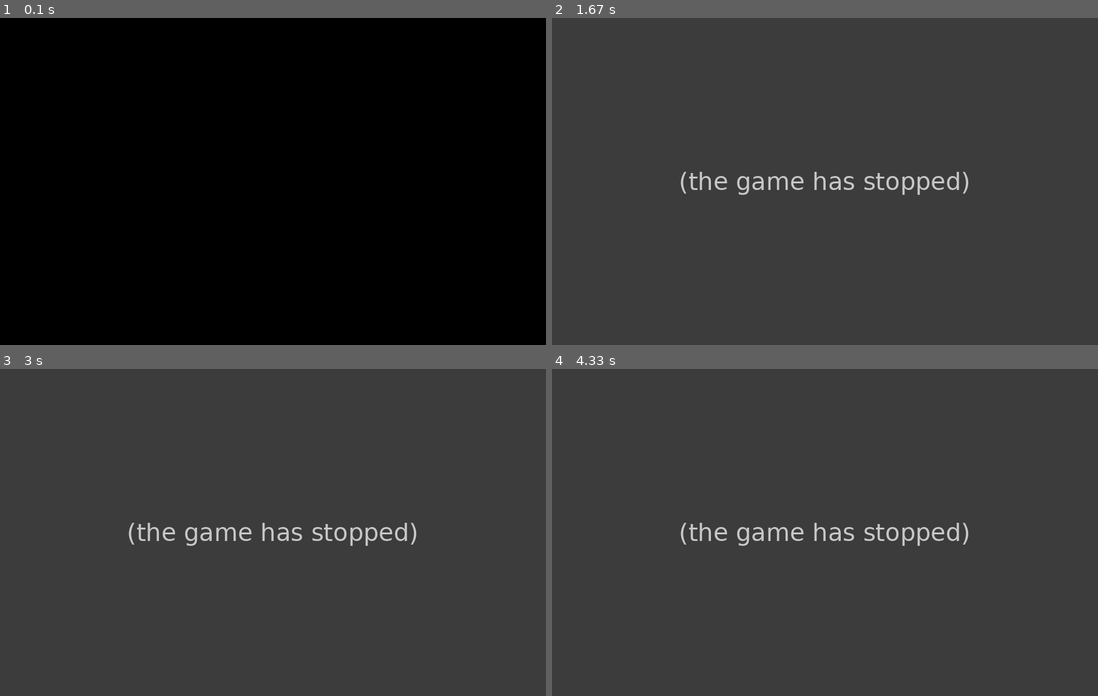
Above: before the commit, frames 1-4 (two rows, left to right).
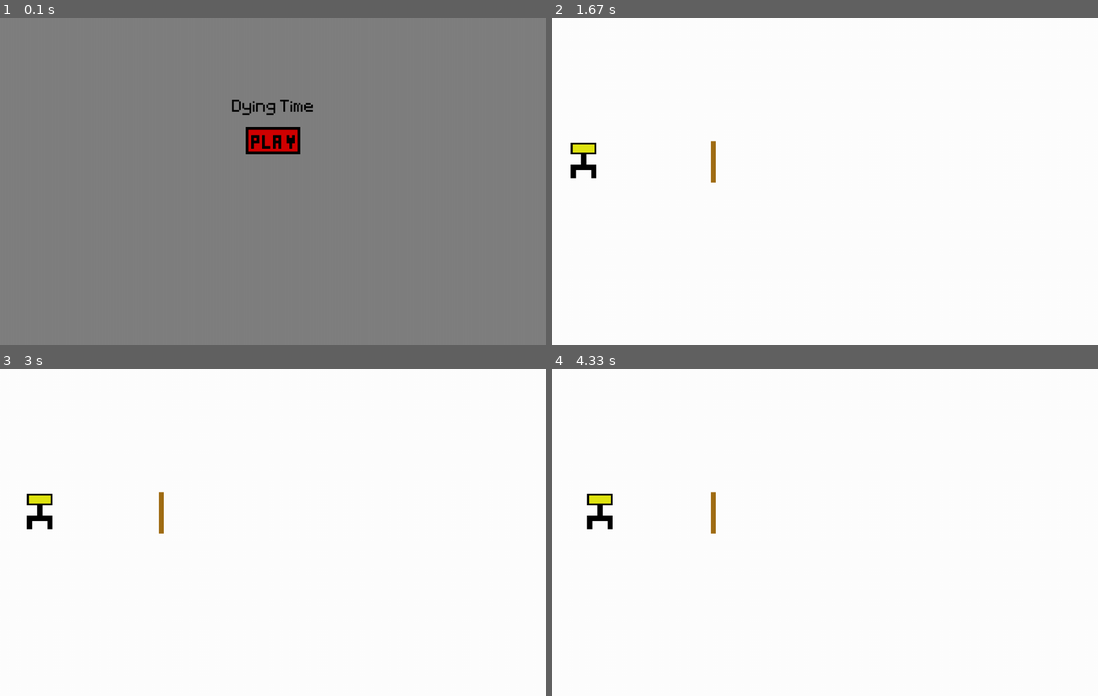
Above: after the commit, the same moments.

Repository: ShaneannX/Dying-Time-Game
Game: pygame game, started from dying_time_game.py
Same seed, same stepped clock (60 frames per second), same inputs: the game is played once before the commit and once after it.
Inputs (mouse positions are in pixels of both pictures, inside the frame that each line leads up to):
- Up to frame 1 (0.1 s): no input
- Up to frame 2 (1.67 s): click (825, 138) at 0.38 s; tap D at 0.67, 1, 1.4 s
- Up to frame 3 (3 s): tap D at 1.7, 1.95, 2.28, 2.58, 2.78 s
- Up to frame 4 (4.33 s): tap D at 3.08, 3.35, 3.68, 3.98, 4.12 s

The runs differ from the first frame. In frame 1, 100% of the frame differs, in the area x 0-100%, y 0-100%; in frame 2, 100%; in frame 3, 100%; in frame 4, 100%.
Error before the commit: AttributeError: 'StartGame' object has no attribute 'time_ran_out' (Screen.py line 73); the game stopped at 0.38 s (later frames are placeholders)

Commit message:
game screen works as movement of player is only when d key is pressed and the movement stops at the door

Diff:
--- a/Classes/Characters.py
+++ b/Classes/Characters.py
@@ -37,6 +37,7 @@
         self.player_collision_rect.center = self.player_rect.center
         self.stop_player = False
         self.player_position = self.get_player_position()
+
     def draw(self, surface):
         surface.blit(self.player,self.player_rect)
 
@@ -52,7 +53,7 @@
         """
         Returns players position
         """
-        return self.player_rect.x
+        return self.player_rect
 
     def set_position(self, position_x):
         self.player_rect = self.player.get_rect(topleft = (position_x))
--- a/Classes/GameManager.py
+++ b/Classes/GameManager.py
@@ -7,9 +7,9 @@
         self.screens = {
             'menu': Menu((128, 128, 128)),
             'start': StartGame((255,255,255), self),
-            'game_over': GameOver(255,0,0),
-            'escaped': Escaped((0,255,0), self),
-            'unlock_door': UnlockDoor((255,255,255), self)
+            # 'game_over': GameOver(255,0,0),
+            # 'escaped': Escaped((0,255,0), self),
+            # 'unlock_door': UnlockDoor((255,255,255), self)
         }
 
         self.current_screen = self.screens["menu"]
--- a/Classes/Screen.py
+++ b/Classes/Screen.py
@@ -44,14 +44,17 @@
         super().__init__()
         self.colour = colour
         self.manager = manager
+        # Initialises Player.
         self.player = Player("Jessica", 24)
+        # Draws doors in each screeen.
         self.doors = [
             Door((150,150), pygame.image.load("graphics\door\door.png").convert_alpha(), "start"),
             Door((150,150), pygame.image.load("graphics\door\door.png").convert_alpha(), "unlock_door")
 
         ]
-        self.countdown = Countdown(self.manager)
-
+        # self.countdown = Countdown(self.manager)
+
+    # Handles movement logic for player
     def handle_event(self, event, manager):
 
         if event.type == pygame.KEYDOWN:
@@ -59,25 +62,27 @@
                 self.player.advance()
 
     def update(self):
+        # Checks each door if the player collides with it. Stops players movement if True. Let's player move if D key is pressed if False.
         for door in self.doors:
             if door.stops_player(self.player.player_collision_rect):
                 self.player.stop()
             elif not door.is_locked and not door.stops_player(self.player.player_collision_rect):
-                self.player.advance()
+                self.handle_event()
 
             if door.is_locked and door.stops_player(self.player.player_collision_rect):
                 print("swtich screen!!!!!")
                 print(door.target_screen)
-                self.manager.switch_screen(door.target_screen)
-
-            self.time_ran_out(self.manager, self.countdown.check_time())
-
+                # self.manager.switch_screen(door.target_screen)
+
+            # self.time_ran_out(self.manager, self.countdown.check_time())
+
+    # Draws player onto screen.
     def draw(self, surface):
         surface.fill(self.colour)
         for door in self.doors:
             door.draw(surface)
         self.player.draw(surface)
-        self.countdown.draw(surface)
+        # self.countdown.draw(surface)
 
 
 class UnlockDoor(StartGame):
@@ -123,7 +128,7 @@
         self.textbox_colour = self.colour_active if self.active else self.colour_passive
 
     def draw(self, surface):
-        super().draw(surface)
+        # super().draw(surface)
         surface.blit(self.question_text, (250, 100))
         self.hunter.draw(surface)
         pygame.draw.rect(surface, self.textbox_colour, self.input_rect)
